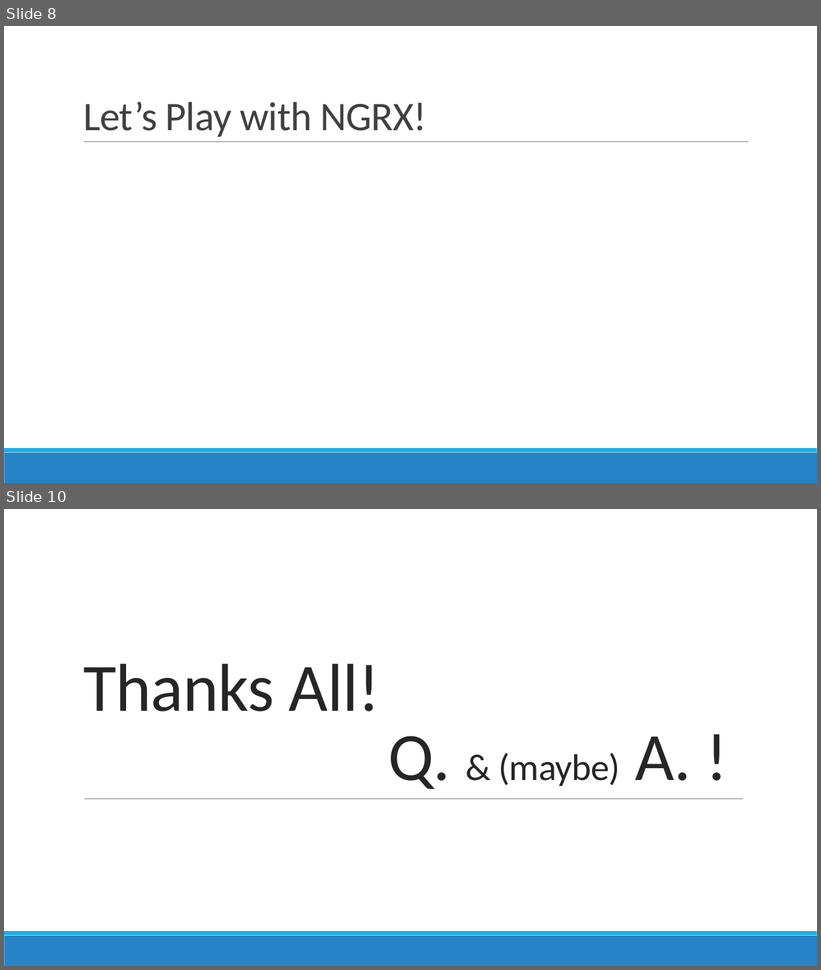
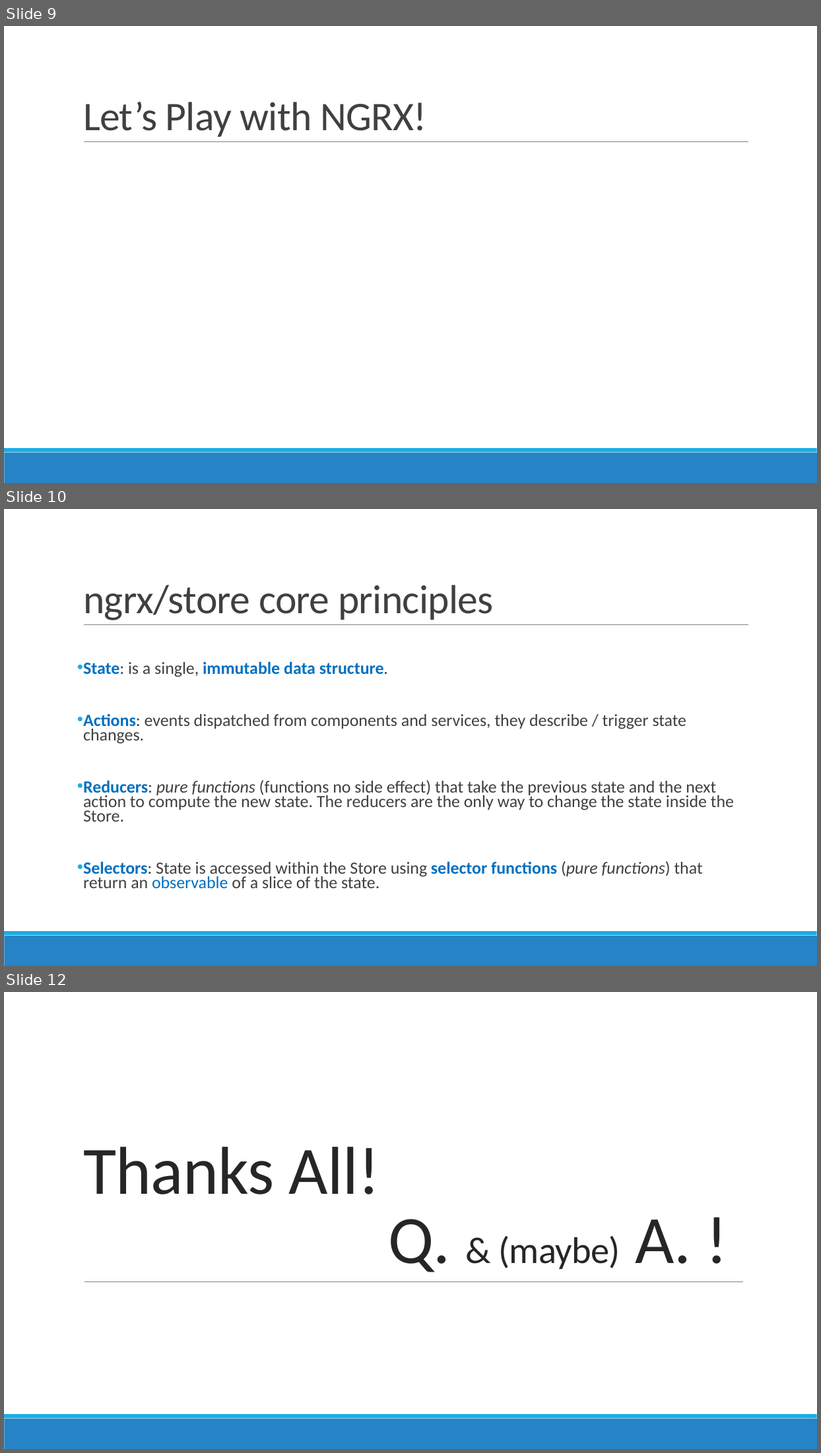
Before and after one commit to AGiorgetti/ngrx101, a slide deck: ReactiveProgramming_ngrx.pptx. Shown one above the other, each under a label of ours: slides 8 and 10 before the commit, slides 9, 10 and 12 after it; the slides between them are not shown. The pictures are 821x970 and 821x1453 pixels, drawn with LibreOffice and Linux fonts; fonts in the diff are those of the drawing. Boxes give left, top, right and bottom in pixels: in the first picture for what was removed or moved away, otherwise in the second. Text is boxed around its words. In the diff, an @@ line names an element or a change of style, - is before the commit and + after.

```diff
--- a/ReactiveProgramming_ngrx.pptx
+++ b/ReactiveProgramming_ngrx.pptx
@@ slide 10 added at [4, 509, 817, 966], background #FFFFFF; not listed: 3 template elements that a slide beside it also shows @@
@@ title added at [83, 585, 494, 621], 48 pt, text #404040 @@
+ngrx/store core principles
@@ text added at [83, 661, 734, 889], 20.1 pt, text #404040 @@
+• State: is a single, immutable data structure.
+• Actions: events dispatched from components and services, they describe / trigger state changes.
+• Reducers: pure functions (functions no side effect) that take the previous state and the next action to compute the new state. The reducers are the only way to change the state inside the Store.
+• Selectors: State is accessed within the Store using selector functions (pure functions) that return an observable of a slice of the state.
@@ what was slide 8 is now slide 9 @@
@@ what was slide 10 is now slide 12 @@
```
Also in this commit, not shown: 9 slides changed, 1 other slide added, 1 other file.
